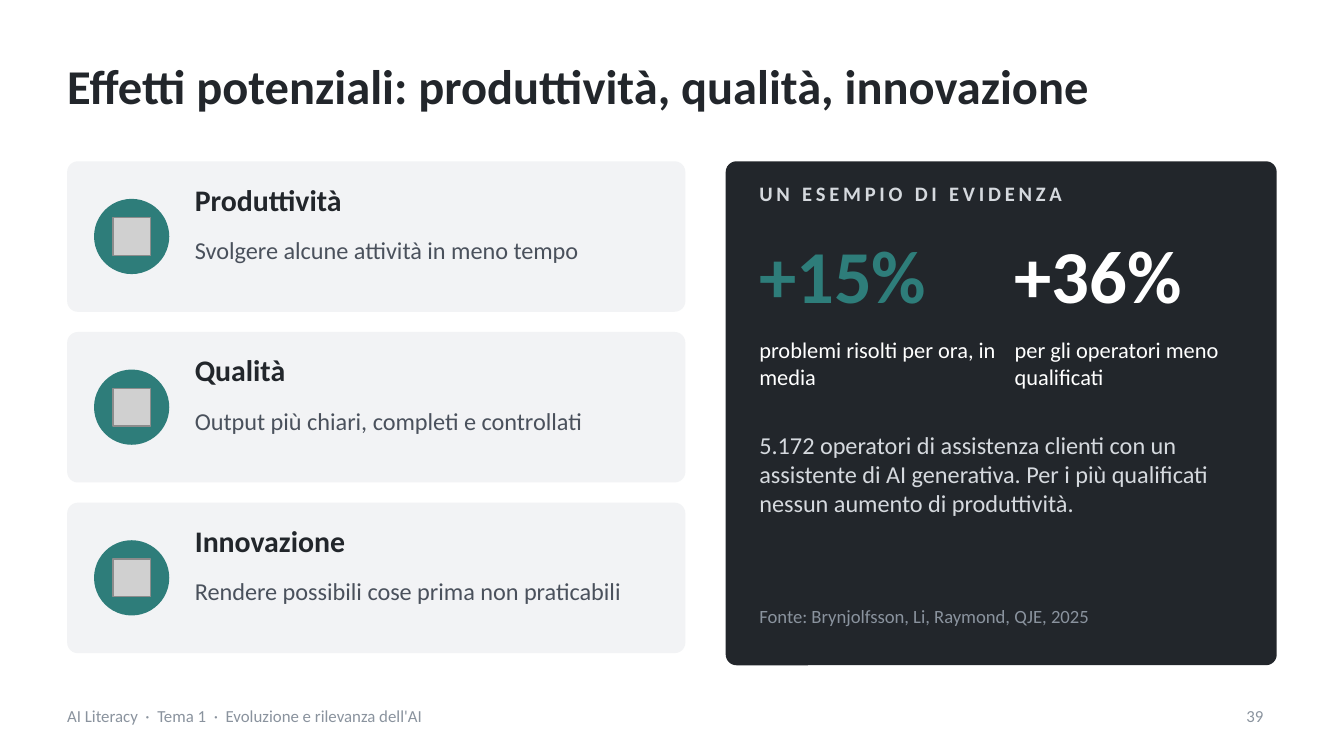
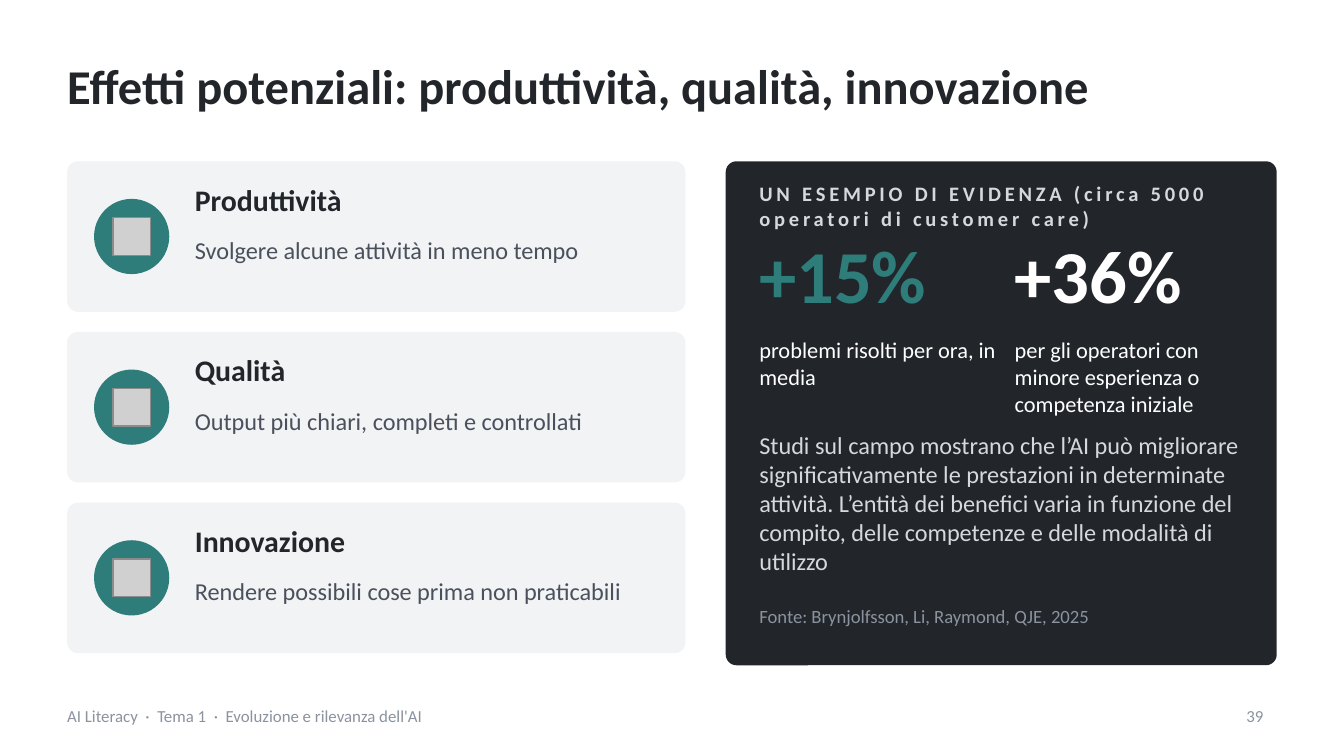
Before and after one commit to NetAi-IT/Formazione-AI-Literacy-Official, a slide deck: slide 39 of Base/Tema1_Evoluzione_e_rilevanza_AI.pptx. Drawn at 1344x756 pixels with LibreOffice and Linux fonts; fonts in the diff are those of the drawing; grey boxes stand for pictures. Boxes give left, top, right and bottom in pixels: in the first picture for what was removed or moved away, otherwise in the second. Text is boxed around its words. In the diff, an @@ line names an element or a change of style, - is before the commit and + after.

```diff
--- a/Base/Tema1_Evoluzione_e_rilevanza_AI.pptx
+++ b/Base/Tema1_Evoluzione_e_rilevanza_AI.pptx
@@ text at <box>759,186,1204,229</box>: text changed @@
-UN ESEMPIO DI EVIDENZA
+UN ESEMPIO DI EVIDENZA (circa 5000 operatori di customer care)
@@ text at <box>1015,342,1200,416</box>: text changed @@
-per gli operatori meno qualificati
+per gli operatori con minore esperienza o competenza iniziale
@@ text at <box>759,437,1238,570</box>: text changed @@
-5.172 operatori di assistenza clienti con un assistente di AI generativa. Per i più qualificati nessun aumento di produttività.
+Studi sul campo mostrano che l’AI può migliorare significativamente le prestazioni in determinate attività. L’entità dei benefici varia in funzione del compito, delle competenze e delle modalità di utilizzo
```
Also in this commit, not shown: 36 other slides changed, 6 other files.
